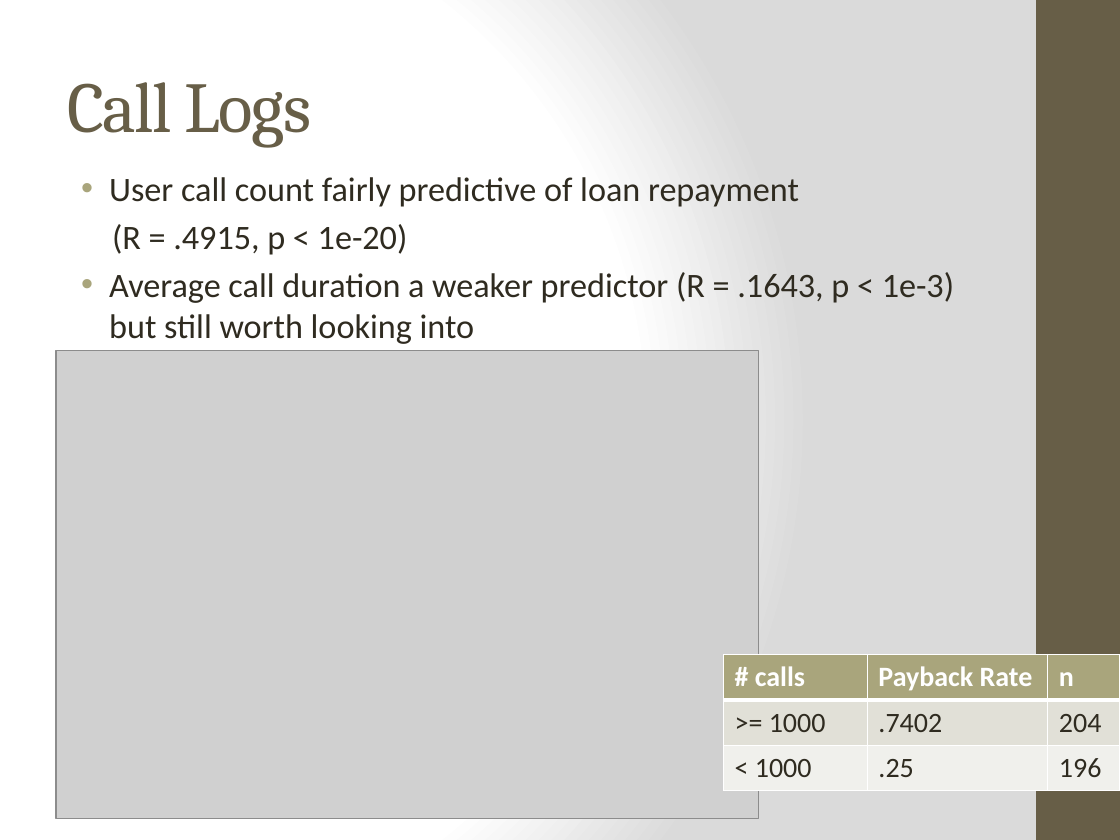
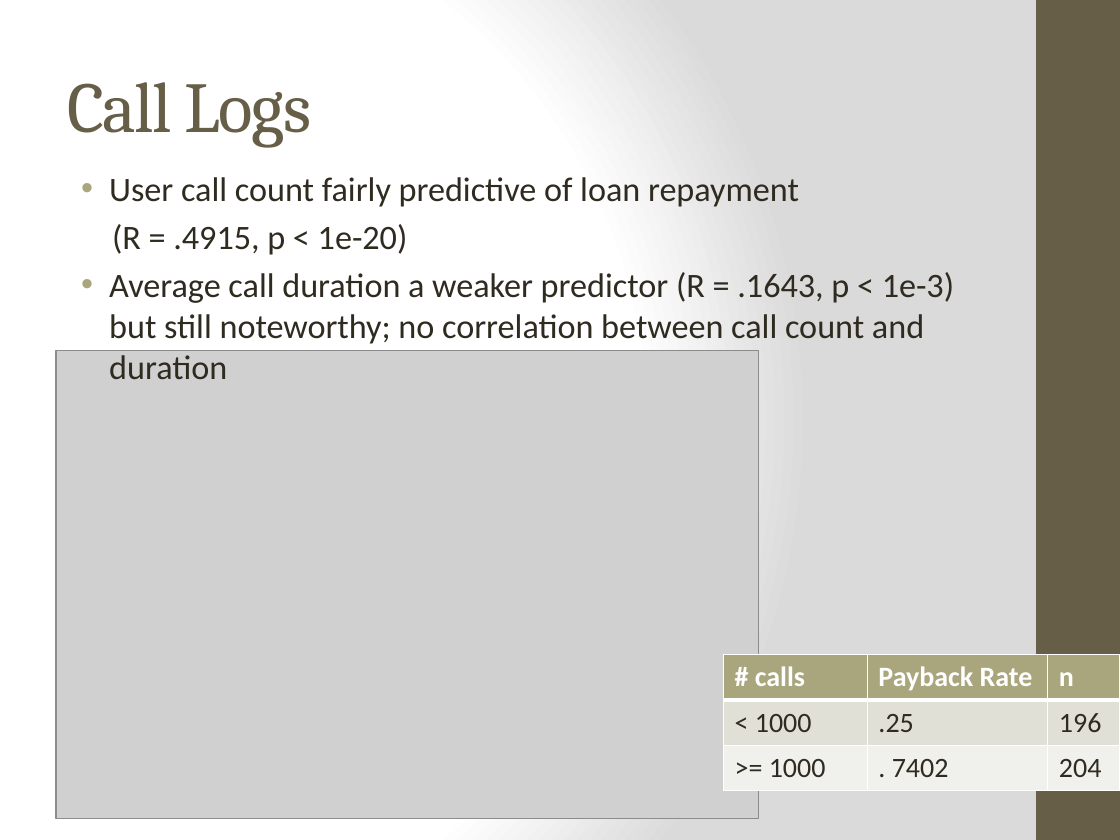
Before and after one commit to jgollub1/branch_project, a slide deck: slide 4 of branch_presentation.pptx. Drawn at 1120x840 pixels with LibreOffice and Linux fonts; fonts in the diff are those of the drawing; grey boxes stand for pictures. Boxes give left, top, right and bottom in pixels: in the first picture for what was removed or moved away, otherwise in the second. Text is boxed around its words. In the diff, an @@ line names an element or a change of style, - is before the commit and + after.

```diff
--- a/branch_presentation.pptx
+++ b/branch_presentation.pptx
@@ text at box(109, 272, 954, 380): text changed @@
-• Average call duration a weaker predictor (R = .1643, p < 1e-3) but still worth looking into
+• Average call duration a weaker predictor (R = .1643, p < 1e-3) but still noteworthy; no correlation between call count and duration
@@ table at box(724, 654, 1119, 791) @@
-row 2: >= 1000 | .7402 | 204
+row 3: >= 1000 | . 7402 | 204
```
Also in this commit, not shown: 2 other slides changed, 4 slides added, 3 slides removed, 1 other file.
